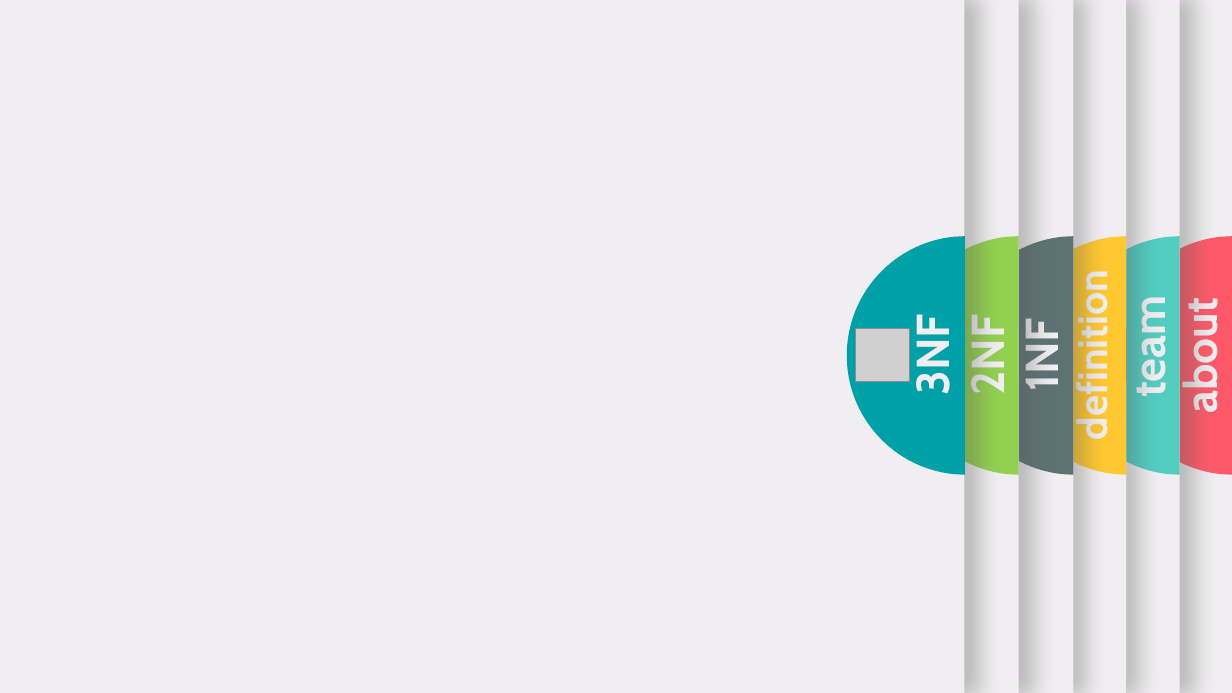
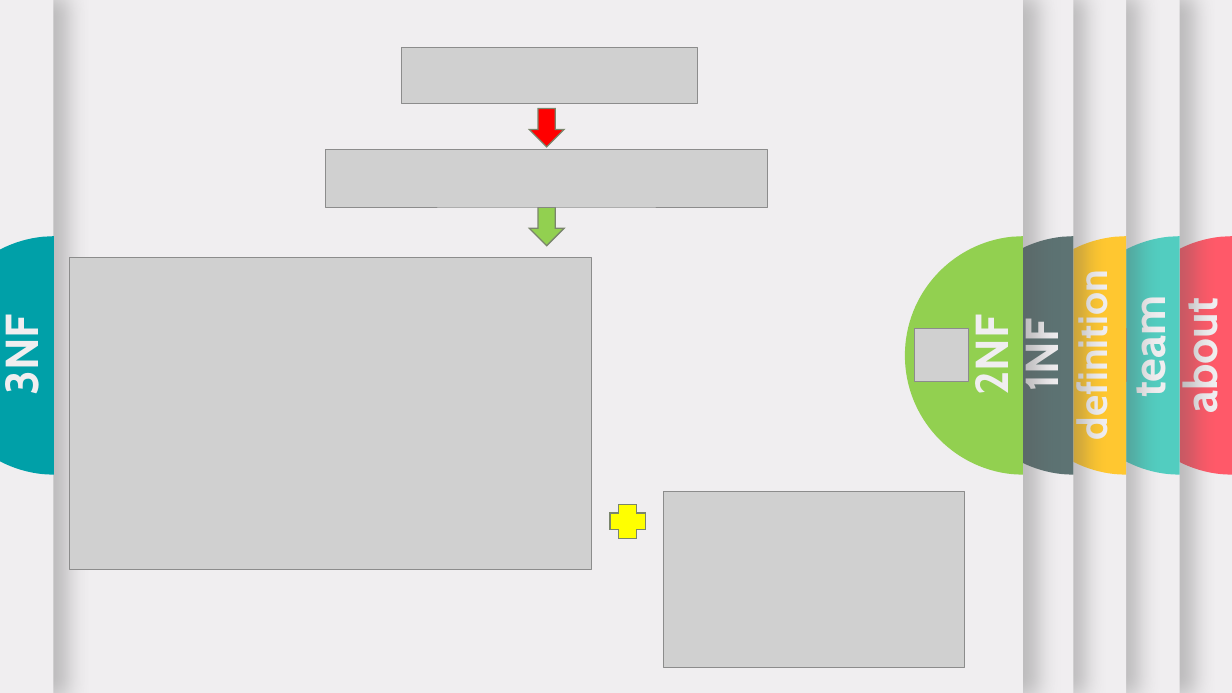
Before and after one commit to neamoth/DatabasePresentation, a slide deck: slide 7 of UltimateSleeping.pptx (slide 8 before the commit). Drawn at 1232x693 pixels with LibreOffice and Linux fonts; fonts in the diff are those of the drawing; grey boxes stand for pictures; background and template pictures are left out. Boxes give left, top, right and bottom in pixels: in the first picture for what was removed or moved away, otherwise in the second. Text is boxed around its words. In the diff, an @@ line names an element or a change of style, - is before the commit and + after.

```diff
--- a/UltimateSleeping.pptx
+++ b/UltimateSleeping.pptx
@@ rectangle: place and size @@
-rectangle at (0,0,965,693)
+rectangle at (0,0,54,693)
@@ picture added at (401,48,698,104) @@
@@ down arrow added at (530,108,565,147), fill #FF0000, outline #7A866C 1 pt @@
@@ picture added at (325,150,768,207) @@
@@ down arrow added at (530,207,565,246), fill #92D050, outline #7A866C 1 pt @@
@@ freeform shape: place and size @@
-freeform shape at (847,237,965,475)
+freeform shape at (0,237,54,475)
@@ 1 picture, 1 text, 1 rectangle, 1 freeform shape: place and size @@
-1 picture, 1 text, 1 rectangle, 1 freeform shape at (0,0,1019,693)
+1 picture, 1 text, 1 rectangle, 1 freeform shape at (0,0,1023,693)
@@ text "3NF" rewrapped from (905,322,961,394) to (0,322,50,394) @@
@@ picture added at (69,258,591,569) @@
@@ picture removed at (856,328,909,382) @@
@@ picture removed at (965,328,1019,382) @@
@@ plus added at (610,505,645,539), fill #FFFF00, outline #7A866C 1 pt @@
@@ picture added at (664,492,965,667) @@
```
Also in this commit, not shown: 5 other slides changed, 1 slide added, 1 slide removed, 1 other file.
